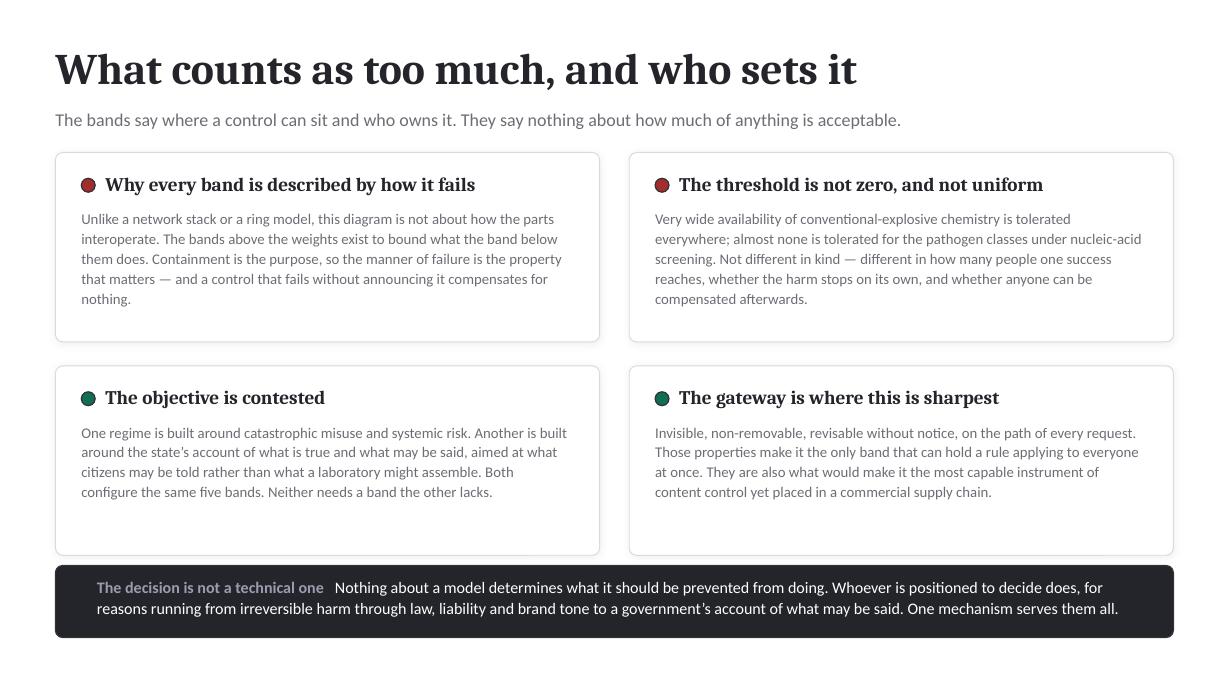
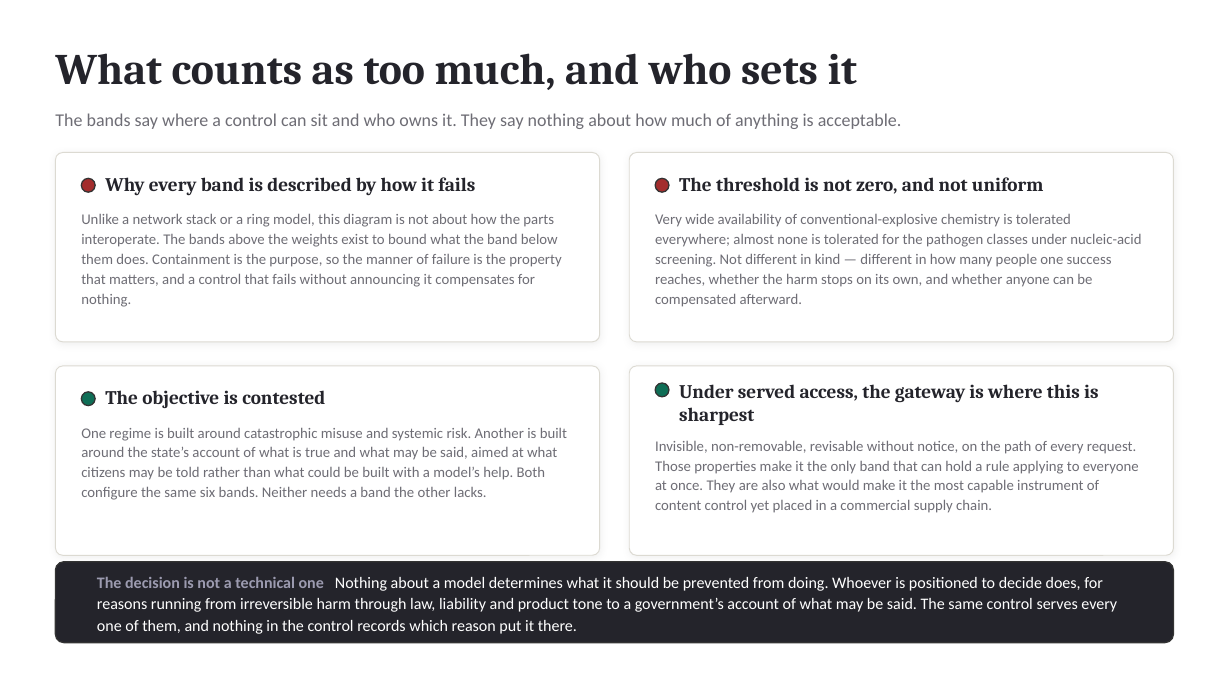
Before and after one commit to djc2002us/where-control-lives, a slide deck: slide 51 of where-control-lives-deck.pptx (slide 50 before the commit). Drawn at 1232x693 pixels with LibreOffice and Linux fonts; fonts in the diff are those of the drawing. Boxes give left, top, right and bottom in pixels: in the first picture for what was removed or moved away, otherwise in the second. Text is boxed around its words. In the diff, an @@ line names an element or a change of style, - is before the commit and + after.

```diff
--- a/where-control-lives-deck.pptx
+++ b/where-control-lives-deck.pptx
@@ text at bbox=[81, 214, 561, 307]: text changed @@
-Unlike a network stack or a ring model, this diagram is not about how the parts interoperate. The bands above the weights exist to bound what the band below them does. Containment is the purpose, so the manner of failure is the property that matters — and a control that fails without announcing it compensates for nothing.
+Unlike a network stack or a ring model, this diagram is not about how the parts interoperate. The bands above the weights exist to bound what the band below them does. Containment is the purpose, so the manner of failure is the property that matters, and a control that fails without announcing it compensates for nothing.
@@ text at bbox=[655, 214, 1141, 307]: text changed @@
-Very wide availability of conventional-explosive chemistry is tolerated everywhere; almost none is tolerated for the pathogen classes under nucleic-acid screening. Not different in kind — different in how many people one success reaches, whether the harm stops on its own, and whether anyone can be compensated afterwards.
+Very wide availability of conventional-explosive chemistry is tolerated everywhere; almost none is tolerated for the pathogen classes under nucleic-acid screening. Not different in kind — different in how many people one success reaches, whether the harm stops on its own, and whether anyone can be compensated afterward.
@@ ellipse: place and size @@
-ellipse at bbox=[655, 392, 669, 406]
+ellipse at bbox=[655, 383, 669, 396]
@@ text at bbox=[679, 384, 1098, 425]: text changed @@
-The gateway is where this is sharpest
+Under served access, the gateway is where this is sharpest
@@ text at bbox=[81, 428, 567, 500]: text changed @@
-One regime is built around catastrophic misuse and systemic risk. Another is built around the state’s account of what is true and what may be said, aimed at what citizens may be told rather than what a laboratory might assemble. Both configure the same five bands. Neither needs a band the other lacks.
+One regime is built around catastrophic misuse and systemic risk. Another is built around the state’s account of what is true and what may be said, aimed at what citizens may be told rather than what could be built with a model’s help. Both configure the same six bands. Neither needs a band the other lacks.
@@ text "Invisible, non-removable, revisable without notice, ...": place and size @@
-text "Invisible, non-removable, revisable without notice, ..." at bbox=[655, 428, 1139, 500]
+text "Invisible, non-removable, revisable without notice, ..." at bbox=[655, 441, 1139, 513]
@@ rounded rectangle: place and size @@
-rounded rectangle at bbox=[55, 566, 1174, 638]
+rounded rectangle at bbox=[55, 562, 1174, 642]
@@ text at bbox=[97, 577, 1117, 634]: text changed @@
-The decision is not a technical one Nothing about a model determines what it should be prevented from doing. Whoever is positioned to decide does, for reasons running from irreversible harm through law, liability and brand tone to a government’s account of what may be said. One mechanism serves them all.
+The decision is not a technical one Nothing about a model determines what it should be prevented from doing. Whoever is positioned to decide does, for reasons running from irreversible harm through law, liability and product tone to a government’s account of what may be said. The same control serves every one of them, and nothing in the control records which reason put it there.
```
Also in this commit, not shown: 37 other slides changed, 1 slide added, 4 other files.
